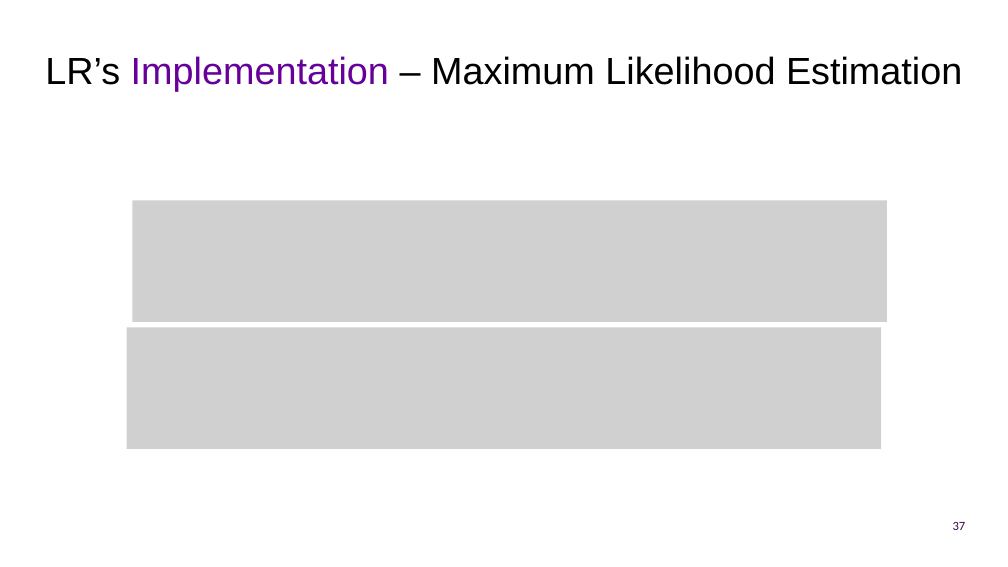
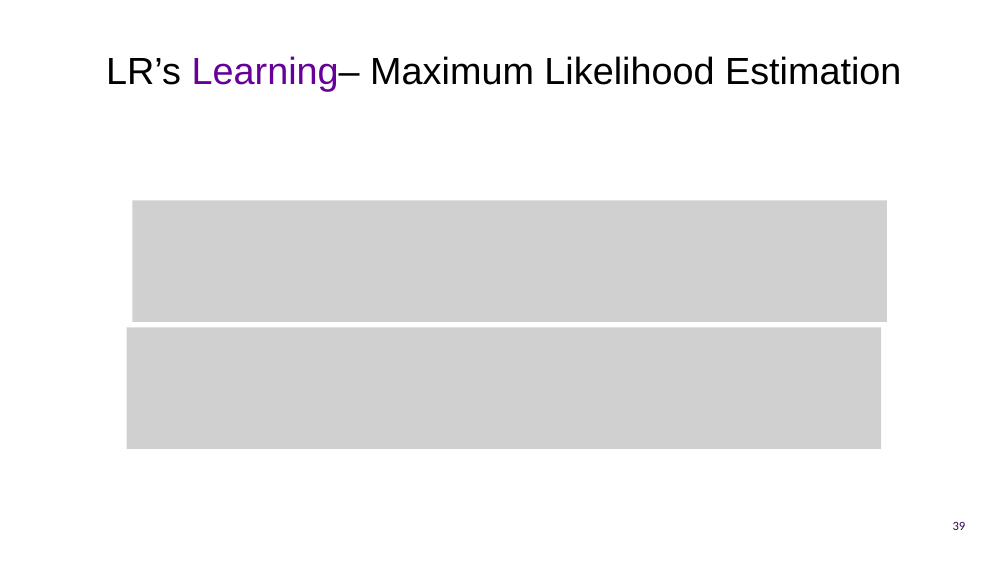
Before and after one commit to UOMDSS/workshops-2022-2023, a slide deck: slide 39 of semester-1/Week-7-EEG-Feeling-Emotions-Logistic-Regression/presentation.pptx (slide 37 before the commit). Drawn at 1008x567 pixels with LibreOffice and Linux fonts; fonts in the diff are those of the drawing; grey boxes stand for pictures; background and template pictures are left out. Boxes give left, top, right and bottom in pixels: in the first picture for what was removed or moved away, otherwise in the second. Text is boxed around its words. In the diff, an @@ line names an element or a change of style, - is before the commit and + after.

```diff
--- a/semester-1/Week-7-EEG-Feeling-Emotions-Logistic-Regression/presentation.pptx
+++ b/semester-1/Week-7-EEG-Feeling-Emotions-Logistic-Regression/presentation.pptx
@@ title at <box>106,56,901,92</box>: text changed @@
-LR’s Implementation – Maximum Likelihood Estimation
+LR’s Learning– Maximum Likelihood Estimation
@@ page number at <box>953,522,966,530</box>: text changed @@
-37
+39
```
Also in this commit, not shown: 28 other slides changed, 4 slides added, 2 slides removed, 1 other file.
